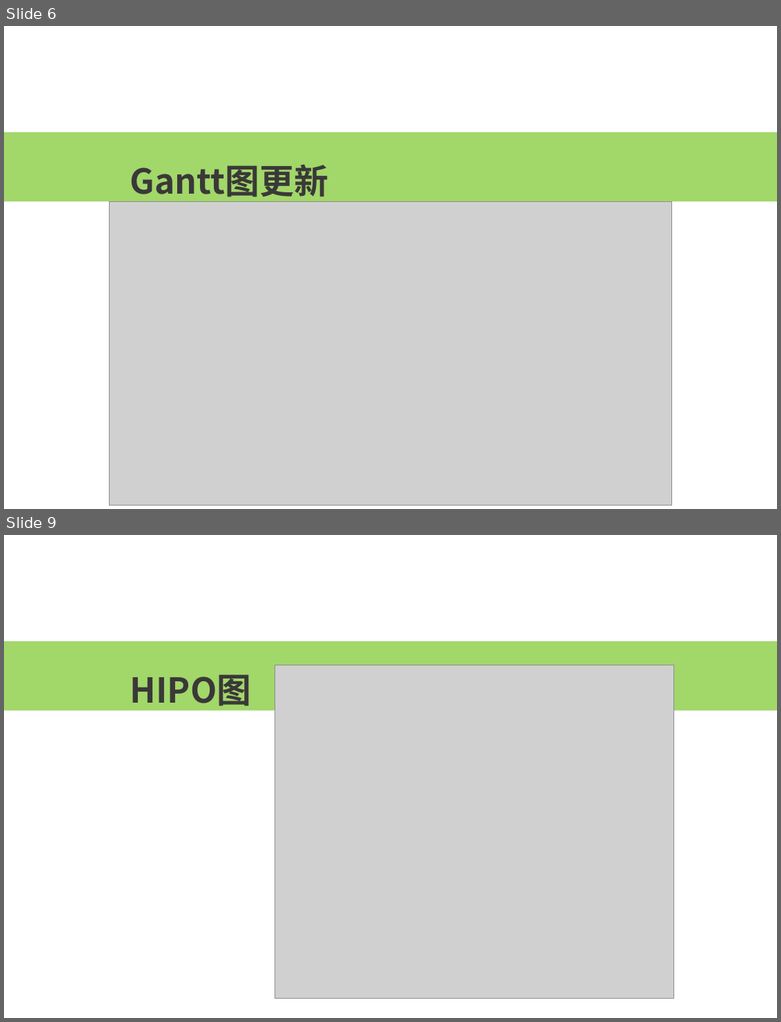
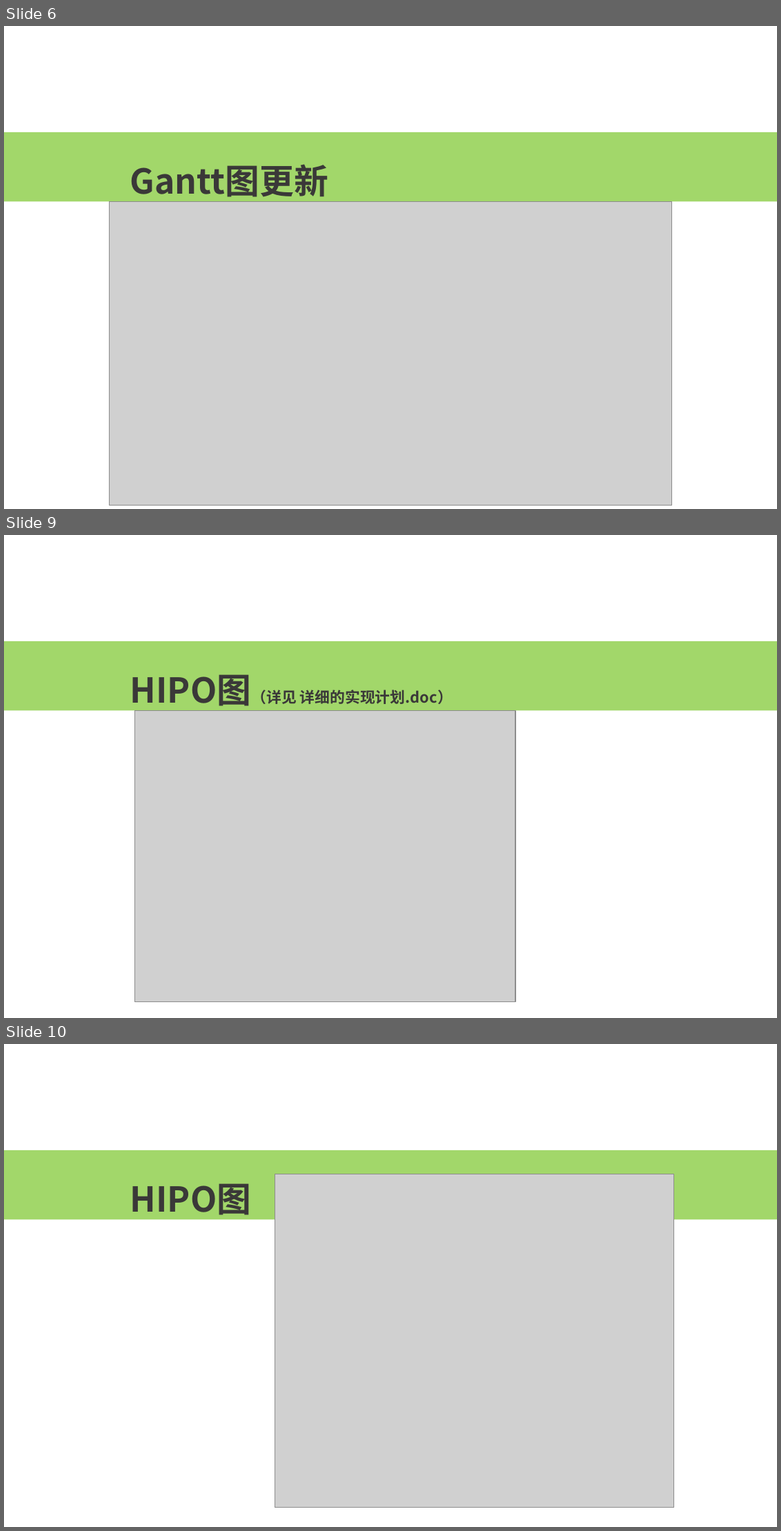
Before and after one commit to popopoi/Software-G07, a slide deck: SE2018春-G07/详细设计/SE2018春-G07-总体与详细设计.pptx. Shown one above the other, each under a label of ours: slides 6 and 9 before the commit, slides 6, 9 and 10 after it; the slides between them are not shown. The pictures are 781x1022 and 781x1531 pixels, drawn with LibreOffice and Linux fonts; fonts in the diff are those of the drawing; grey boxes stand for pictures; background and template pictures are left out. Boxes give left, top, right and bottom in pixels: in the first picture for what was removed or moved away, otherwise in the second. Text is boxed around its words. In the diff, an @@ line names an element or a change of style, - is before the commit and + after.

```diff
--- a/SE2018春-G07/详细设计/SE2018春-G07-总体与详细设计.pptx
+++ b/SE2018春-G07/详细设计/SE2018春-G07-总体与详细设计.pptx
@@ slide 9 added at [4, 535, 777, 1018], background picture (left out) @@
@@ rectangle added at [4, 641, 777, 710], fill #92D050 at 85% opacity @@
@@ text added at [130, 674, 452, 712], 14 pt, text #3A3838, bold @@
+HIPO图（详见 详细的实现计划.doc）
@@ picture added at [134, 710, 515, 1001] @@
@@ what was slide 9 is now slide 10 @@
```
Also in this commit, not shown: 3 slides changed, 1 other slide added, 1 slide removed, 5 other files.
